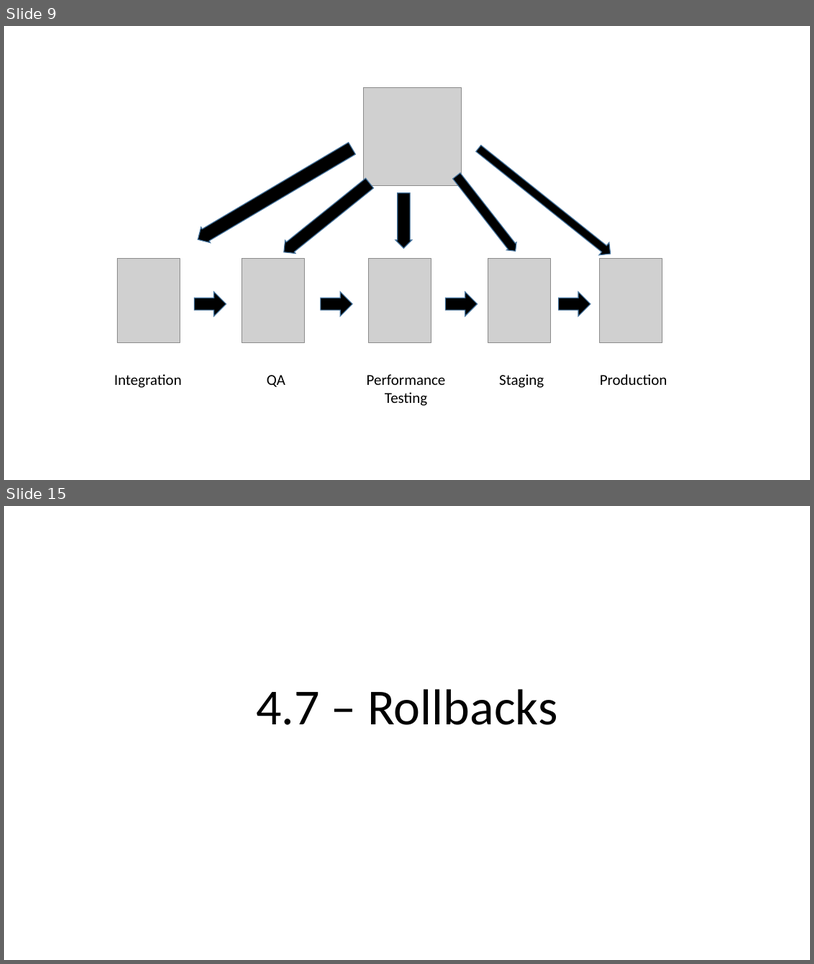
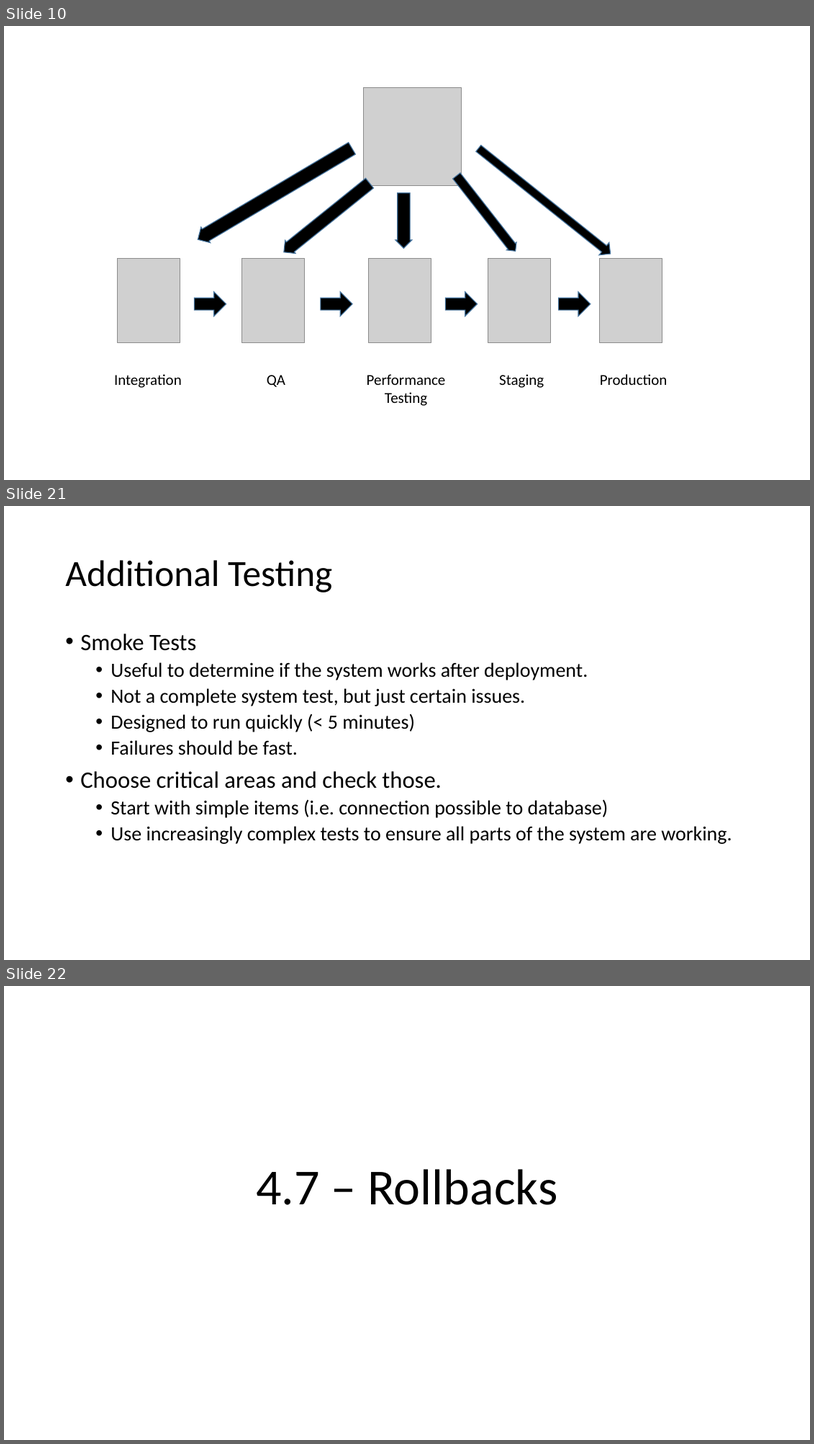
Before and after one commit to way0utwest/DatabaseDevOpsMS, a slide deck: Section 3 - Release Management/Section3-ReleaseManagement.pptx. Shown one above the other, each under a label of ours: slides 9 and 15 before the commit, slides 10, 21 and 22 after it; the slides between them are not shown. The pictures are 814x964 and 814x1444 pixels, drawn with LibreOffice and Linux fonts; fonts in the diff are those of the drawing; grey boxes stand for pictures. Boxes give left, top, right and bottom in pixels: in the first picture for what was removed or moved away, otherwise in the second. Text is boxed around its words. In the diff, an @@ line names an element or a change of style, - is before the commit and + after.

```diff
--- a/Section 3 - Release Management/Section3-ReleaseManagement.pptx
+++ b/Section 3 - Release Management/Section3-ReleaseManagement.pptx
@@ slide 21 added at (x1=4, y1=506, x2=810, y2=960), background #FFFFFF @@
@@ title added at (x1=65, y1=560, x2=332, y2=592), 44 pt, text #000000 @@
+Additional Testing
@@ text added at (x1=80, y1=633, x2=732, y2=844), 24 pt, text #000000 @@
+• Smoke Tests
+  • Useful to determine if the system works after deployment.
+  • Not a complete system test, but just certain issues.
+  • Designed to run quickly (< 5 minutes)
+  • Failures should be fast.
+• Choose critical areas and check those.
+  • Start with simple items (i.e. connection possible to database)
+  • Use increasingly complex tests to ensure all parts of the system are working.
@@ what was slide 9 is now slide 10 @@
@@ what was slide 15 is now slide 22 @@
```
Also in this commit, not shown: 8 slides changed, 11 other slides added, 1 slide removed, 3 other files.
